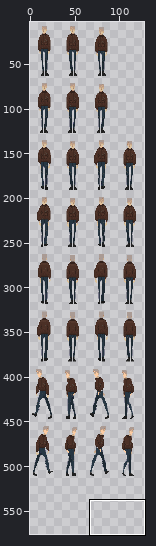
Two versions of one sprite sheet, Assets/Art/2D/Sprites/Characters/SP_Chr_01c.png. Above: a wide view before the commit, with the close-up outlined.
Close-up. Earlier state:
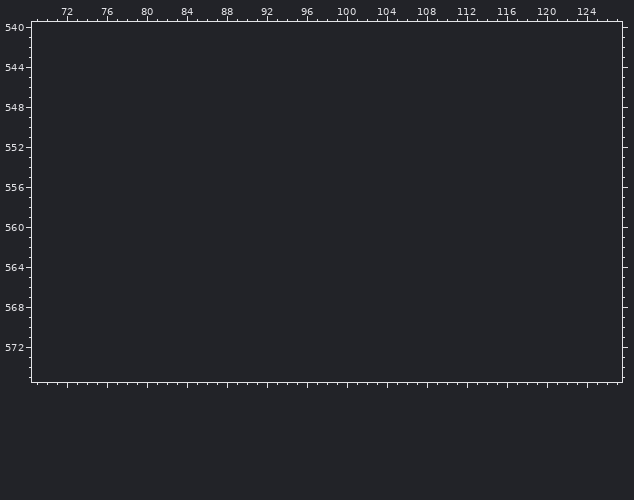
The file is 128x512 pixels. Pixels under 10% opacity are left out. Colours within 5 levels of each other are drawn and written as one. Shown: x 69..127, y 540..575. The old version is drawn lined up with the new one, on the new canvas. The wide view leaves out empty margins. The commit also changed other parts of the picture, which this record leaves out.
Once edited:
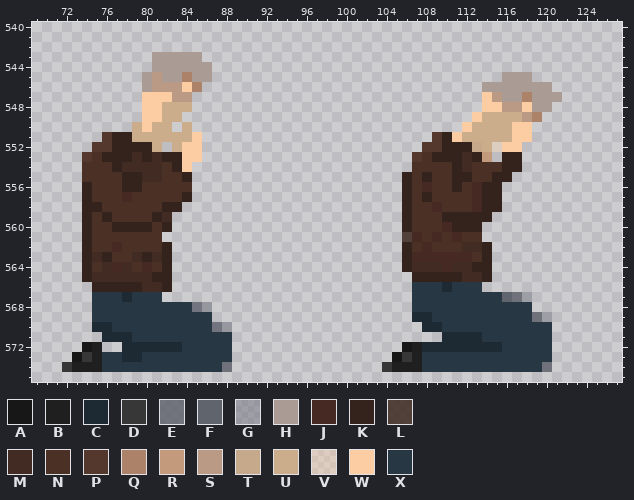
Palette (. is transparent): A #171717  B #1f1f1f  C #1e2a33  D #373737  E #575b66c4  F #60646c  G #72727e84  H #aa9b94  J #472923  K #34221c  L #38251cd4  M #412b22  N #4b3026  P #54382d  Q #ac8268  R #c39a7bfc  S #ba9985  T #c6a788f7  U #cbac8b  V #fccca359  W #fccca3  X #273743
Difference:
canvas 128x512 -> 128x576
@@ x 69..127 @@
 542 ...........................................................
-543 ...........................................................
-544 ...........................................................
-545 ...........................................................
-546 ...........................................................
-547 ...........................................................
-548 ...........................................................
-549 ...........................................................
-550 ...........................................................
-551 ...........................................................
-552 ...........................................................
-553 ...........................................................
-554 ...........................................................
-555 ...........................................................
-556 ...........................................................
-557 ...........................................................
-558 ...........................................................
-559 ...........................................................
-560 ...........................................................
-561 ...........................................................
-562 ...........................................................
-563 ...........................................................
-564 ...........................................................
-565 ...........................................................
-566 ...........................................................
-567 ...........................................................
-568 ...........................................................
-569 ...........................................................
-570 ...........................................................
-571 ...........................................................
-572 ...........................................................
-573 ...........................................................
-574 ...........................................................
+543 ............HHHHH..........................................
+544 ............HHHHHH.........................................
+545 ...........HSHHQHH.............................HHH.........
+546 ...........HSSSWQ............................HHHHHHH.......
+547 ...........WWWSS.............................WSHHQHHH......
+548 ...........WWUUU.............................WWSSWHH.......
+549 ...........WWUU.............................WUUUUSQ........
+550 ..........UWUU.U...........................WUUUUWW.........
+551 .......PKKUUUUUUW.......................PKWUUUUUWW.........
+552 ......PPKKKKU.UWW......................PPKKKTUVWW..........
+553 .....PNKKKMKMKKWW.....................PNKKKMKR.KK..........
+554 .....NNNKMMMMNKW......................NNNNKMNNNKK..........
+555 .....NNNNKKMMNNK.....................KNKNNKKNNKK...........
+556 .....KNNNKKNNNNN.....................KNJNNKNJKK............
+557 .....KNNNJNNNNNK.....................KNKNNNNJKK............
+558 .....KKNNNNNNKK......................KNNJNNNJKK............
+559 .....KNKNNNNKM.......................KNNNKKKKK.............
+560 .....KNNKKKKNK.......................KNNNJKKK..............
+561 .....KNNNNNNN........................LJNJNJNN..............
+562 .....KNNJNNNNK.......................KNJNNNMMK.............
+563 .....KMKNNMKMK.......................KJJJJJJNK.............
+564 .....KNMJMNJNK.......................KMMMJMMKK.............
+565 .....KMMMMMMKK........................KKKKKMMK.............
+566 ......KKKKKMMK........................XXXCXXX..............
+567 ......XXXCXXX.........................XXXXXXXXXFEG.........
+568 ......XXXXXXXXXXEG....................XXXXXXXXXXXX.........
+569 ......XXXXXXXXXXXX....................CCXXXXXXXXXXEG.......
+570 ......CCXXXXXXXXXXEG...................CCXXXXXXXXXXX.......
+571 .......CCCXXXXXXXXXX.....................CCCCXXXXXXX.......
+572 .....AB..CCCCCCXXXXX.................ABCCCCCCCCXXXXX.......
+573 ....ADBXXCCXXXXXXXXX................ADBXXXXXXXXXXXXX.......
+574 ...DBBBXXXXXXXXXXXXE...............DBBBXXXXXXXXXXXXE.......
 575 ...........................................................
